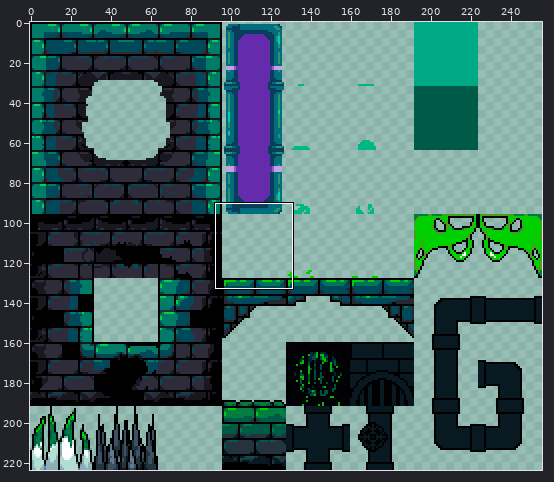
File history of a sprite sheet, Output/Assets/Maps/Dungeon_Assets_2.png. Above, an overview of the earlier version with the close-up marked.
Close-up. Before the commit:
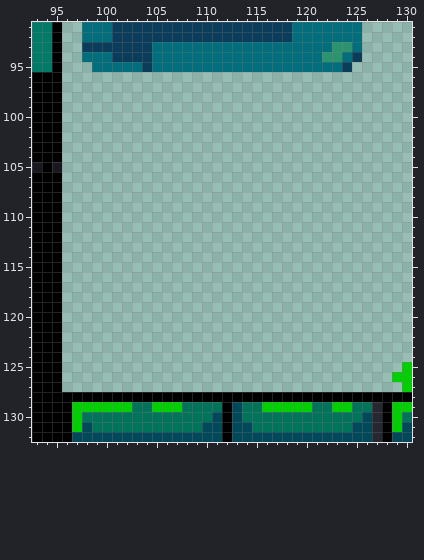
The file is 256x224 pixels. Pixels under 10% opacity are left out. Colours within 5 levels of each other are drawn and written as one. Shown: x 93..130, y 91..132.
Once edited:
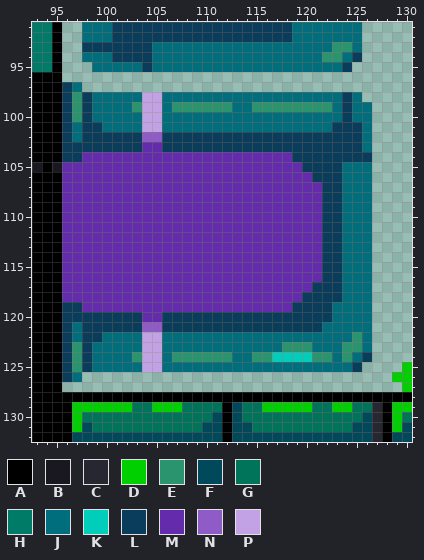
Palette (. is transparent): A #000001  B #191820  C #272732  D #00d000  E #2a946e  F #00495a  G #00745a  H #007b68  J #006e7c  K #00ceba  L #093d5b  M #642cac  N #8f5bc7  P #c2a1e4
From old to new:
The edit adds colour E in row 98 at x 97; in row 99 at x 97, 103, 107 to 112 and 115 to 122; in row 100 at x 97; in row 122 at x 125; in row 123 at x 97, 118 to 120 and 124 to 125; in row 124 at x 97, 103, 107 to 112, 115 to 116, 121 to 122 and 124.
The edit adds colour E in row 125 at x 97.
The edit adds colour J in row 97 at x 97; in row 98 at x 99 to 103, 106 to 123 and 125; in row 99 at x 99 to 102, 106, 113 to 114, 123 and 125 to 126; in row 100 at x 99 to 103, 106 to 123 and 125 to 126; in row 101 at x 97, 100 to 103, 106 to 122 and 126; in row 102 at x 97 and 126.
The edit adds colour J in row 103 at x 126; in rows 105 to 118 at x 124 to 126; in rows 119 to 120 at x 123 to 126; in row 121 at x 97 and 122 to 126; in row 122 at x 97, 100 to 103, 106 to 124 and 126; in row 123 at x 99 to 103, 106 to 117, 121 to 123 and 126.
The edit adds colour J in row 124 at x 99 to 102, 106, 113 to 114, 123 and 125; in row 125 at x 99 to 103 and 106 to 124; in row 126 at x 97.
The edit adds colour K in row 124 at x 117 to 120.
The edit adds colour L in row 97 at x 96; in rows 98 to 100 at x 96, 98 and 124; in row 101 at x 96, 98 to 99 and 123 to 125; in row 102 at x 96, 98 to 103 and 106 to 125; in row 103 at x 96 to 103 and 106 to 125; in row 104 at x 96 to 97 and 119 to 126.
The edit adds colour L in row 105 at x 120 to 123; in row 106 at x 121 to 123; in rows 107 to 116 at x 122 to 123; in row 117 at x 121 to 123; in row 118 at x 120 to 123; in row 119 at x 96 to 97 and 119 to 122.
The edit adds colour L in row 120 at x 96 to 103 and 106 to 122; in row 121 at x 96, 98 to 103 and 106 to 121; in row 122 at x 96 and 98 to 99; in row 123 at x 96 and 98; in row 124 at x 96, 98 and 126; in row 125 at x 96, 98 and 125.
The edit adds colour L in row 126 at x 96.
The edit adds colour M in row 103 at x 104 to 105; in row 104 at x 98 to 118; in row 105 at x 96 to 119; in row 106 at x 96 to 120; in rows 107 to 116 at x 96 to 121; in row 117 at x 96 to 120.
The edit adds colour M in row 118 at x 96 to 119; in row 119 at x 98 to 118; in row 120 at x 104 to 105.
The edit adds colour N in row 102 at x 104 to 105; in row 121 at x 104 to 105.
The edit adds colour P in rows 98 to 101 at x 104 to 105; in rows 122 to 125 at x 104 to 105.
Changed places in both close-ups, as pixel boxes (x1, y1, x2, y2):
added: (62, 82, 372, 382)
